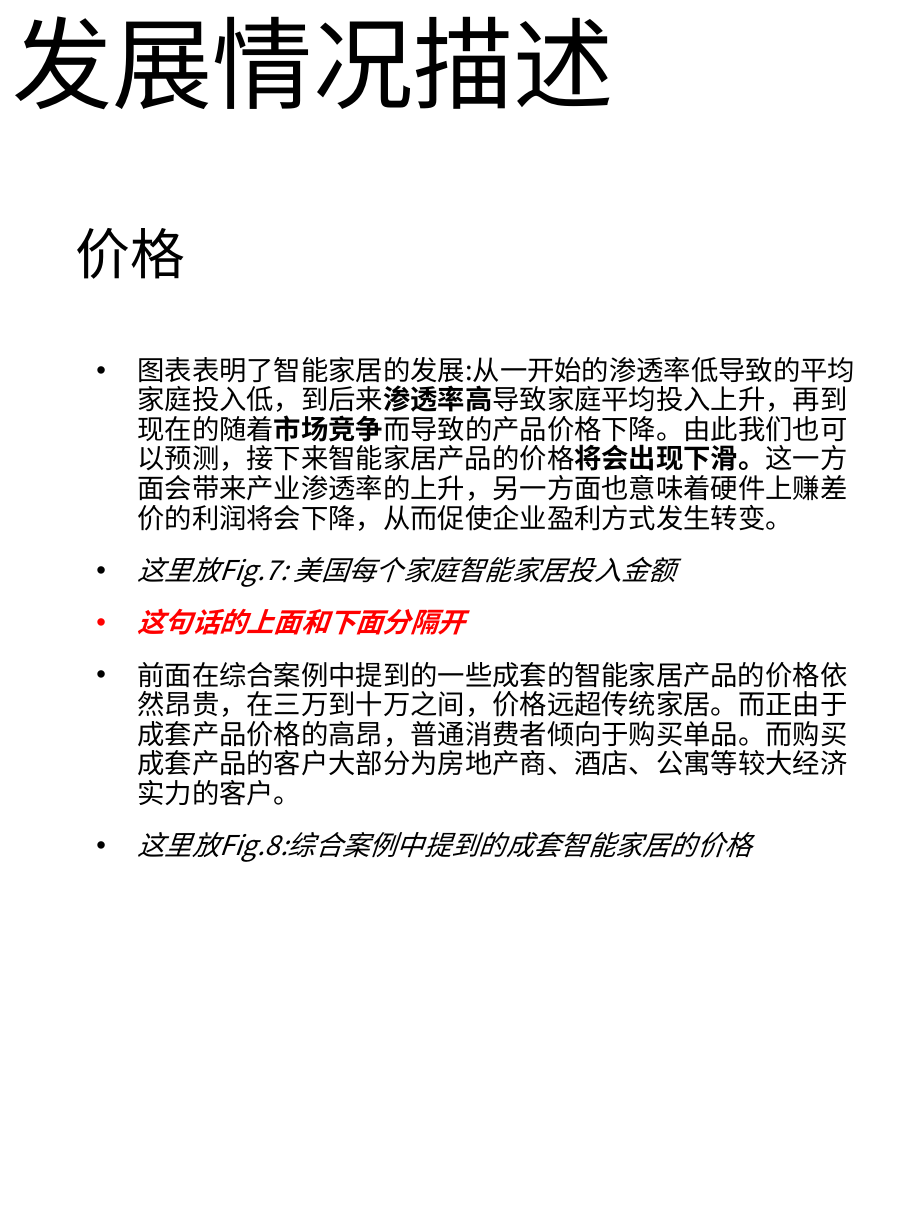
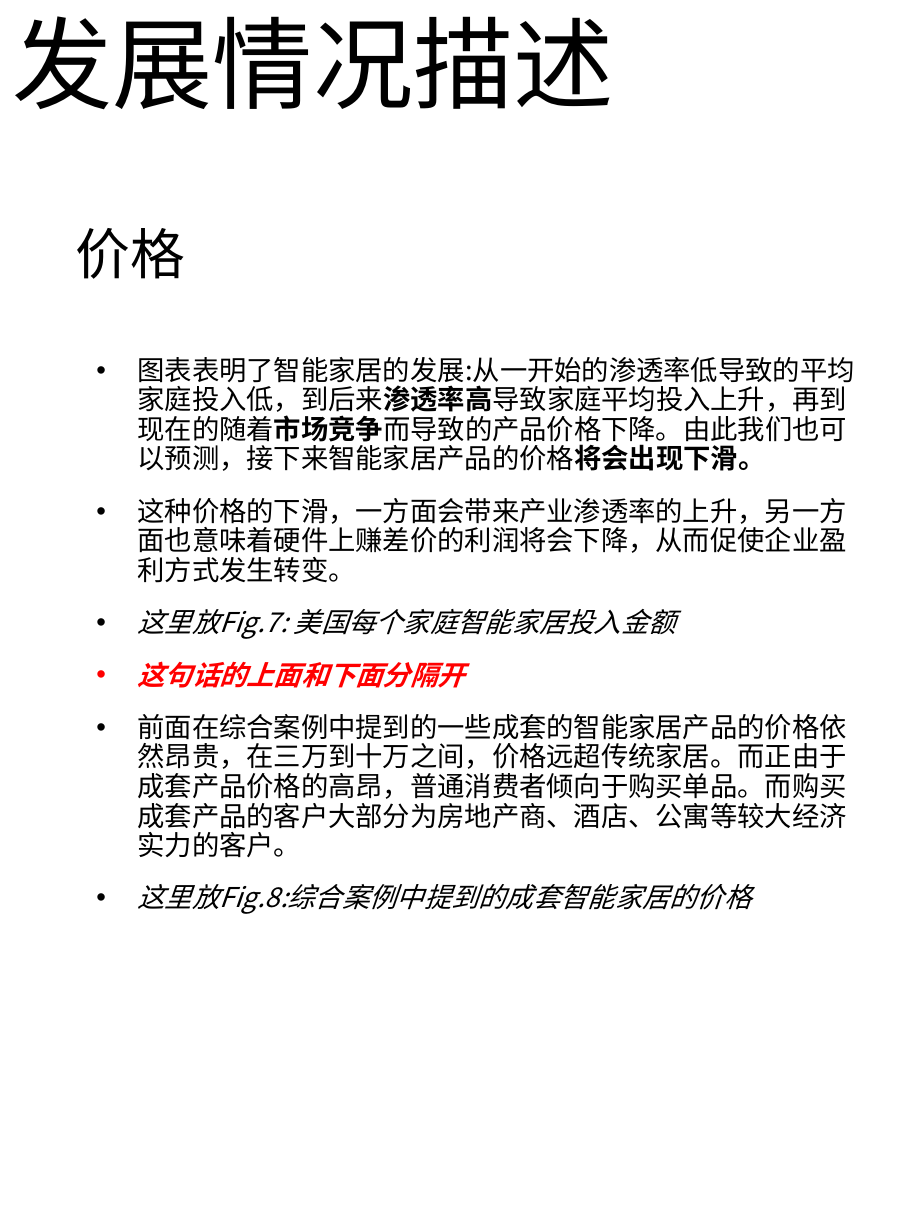
Before and after one commit to RLi43/Industry-Frontier, a slide deck: slide 6 of 市场/排版.pptx. Drawn at 924x1232 pixels with LibreOffice and Linux fonts; fonts in the diff are those of the drawing. Boxes give left, top, right and bottom in pixels: in the first picture for what was removed or moved away, otherwise in the second. Text is boxed around its words. In the diff, an @@ line names an element or a change of style, - is before the commit and + after.

```diff
--- a/市场/排版.pptx
+++ b/市场/排版.pptx
@@ text at (x1=137, y1=357, x2=854, y2=583): text changed @@
-• 图表表明了智能家居的发展:从一开始的渗透率低导致的平均家庭投入低，到后来渗透率高导致家庭平均投入上升，再到现在的随着市场竞争而导致的产品价格下降。由此我们也可以预测，接下来智能家居产品的价格将会出现下滑。这一方面会带来产业渗透率的上升，另一方面也意味着硬件上赚差价的利润将会下降，从而促使企业盈利方式发生转变。
+• 图表表明了智能家居的发展:从一开始的渗透率低导致的平均家庭投入低，到后来渗透率高导致家庭平均投入上升，再到现在的随着市场竞争而导致的产品价格下降。由此我们也可以预测，接下来智能家居产品的价格将会出现下滑。
+• 这种价格的下滑，一方面会带来产业渗透率的上升，另一方面也意味着硬件上赚差价的利润将会下降，从而促使企业盈利方式发生转变。
```
Also in this commit, not shown: 3 other slides changed, 4 slides added, 1 other file.
